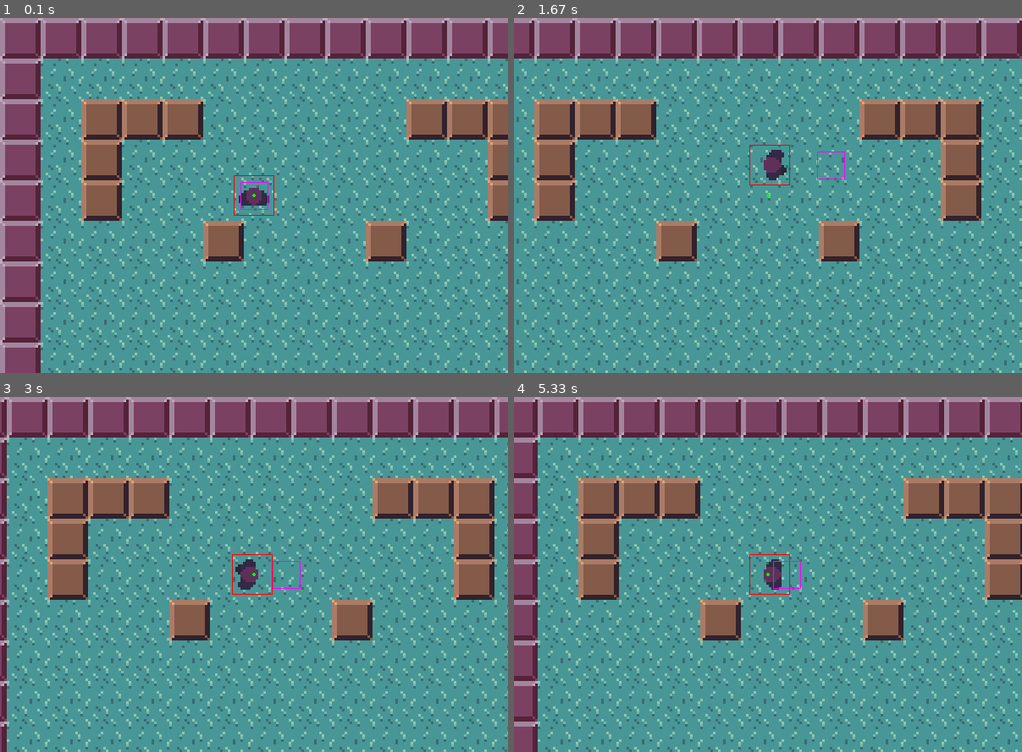
Above: before the commit, frames 1-4 (two rows, left to right).
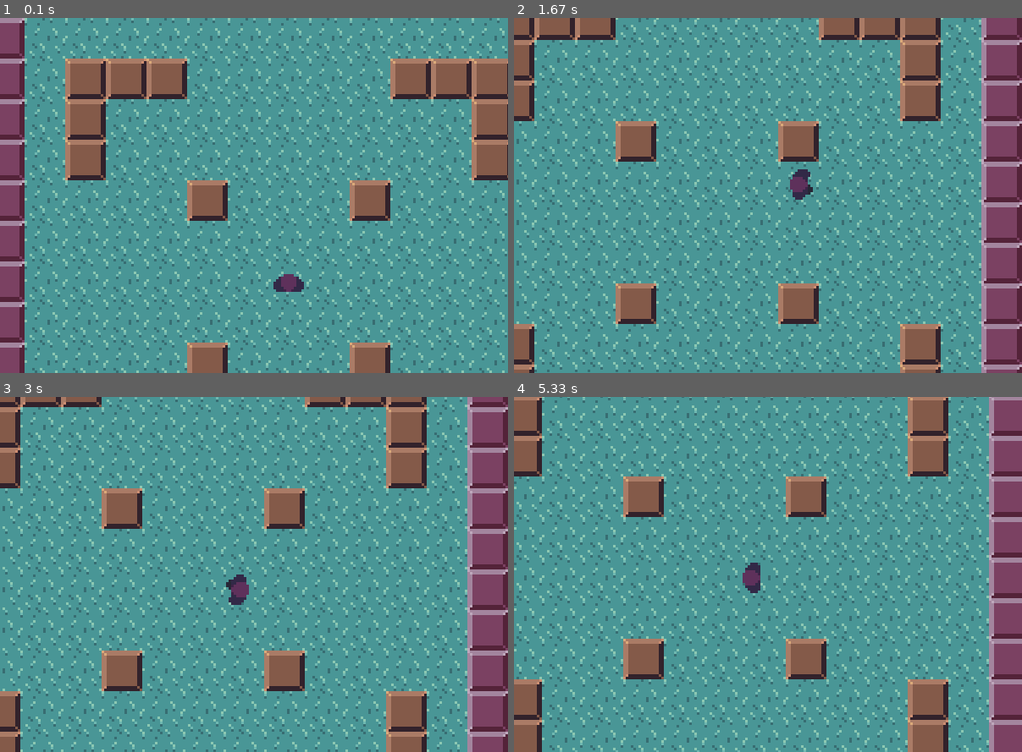
Above: after the commit, the same moments.

Repository: BarbosaNath/Python-Projects
Game: pygame game, started from Pygame/2D Engine/main.py
Two runs of this game, one before a commit and one after it. Both use one fixed random seed, a clock stepped at 60 frames per second and the inputs below.
Inputs:
- Up to frame 1 (0.1 s): no input
- Up to frame 2 (1.67 s): tap 2 at 0.33 s; hold Right 0.67-1.13 s; hold Up 1.17-1.47 s; hold Right from 1.5 s (still down)
- Up to frame 3 (3 s): release Right at 1.97 s; hold Left 2-2.53 s; hold Down 2.57-2.87 s; hold Left from 2.9 s (still down)
- Up to frame 4 (5.33 s): release Left at 3.3 s; hold Up 3.33-3.7 s; hold Right 3.73-4.37 s; hold Down 4.4-4.77 s; hold Left 4.8-5.27 s; hold Right from 5.3 s (still down)

The runs differ from the first frame. In frame 1, 48% of the frame differs, in the area x 0-100%, y 0-100%; in frame 2, 52%; in frame 3, 52%; in frame 4, 52%.

Commit message:
Added collision

Diff:
--- /dev/null
+++ b/Pygame/2D Engine/Assets/Debug/map2.csv
@@ -0,0 +1,32 @@
+2,2,2,2,2,2,2,2,2,2,2,2,2,2,2,2,2,2,2,2,2,2,2,2,2,2,2,2,2,2,2,2
+2,2,2,2,2,2,2,2,2,2,2,2,2,2,2,2,2,2,2,2,2,2,2,2,2,2,2,2,2,2,2,2
+2,2,-1,-1,-1,-1,-1,-1,-1,-1,-1,-1,-1,-1,-1,-1,-1,-1,-1,-1,-1,-1,-1,-1,-1,-1,-1,-1,-1,-1,2,2
+2,2,-1,-1,-1,-1,-1,-1,-1,-1,-1,-1,-1,-1,-1,-1,-1,-1,-1,-1,-1,-1,-1,-1,-1,-1,-1,-1,-1,-1,2,2
+2,2,-1,-1,-1,-1,-1,-1,-1,-1,-1,-1,-1,-1,-1,-1,-1,-1,-1,-1,-1,-1,-1,-1,-1,-1,-1,-1,-1,-1,2,2
+2,2,-1,-1,-1,-1,-1,-1,-1,-1,-1,-1,-1,-1,-1,-1,-1,-1,-1,-1,-1,-1,-1,-1,-1,-1,-1,-1,-1,-1,2,2
+2,2,-1,-1,-1,-1,1,1,1,1,1,1,-1,-1,-1,-1,-1,-1,-1,-1,1,1,1,1,1,1,-1,-1,-1,-1,2,2
+2,2,-1,-1,-1,-1,1,1,1,1,1,1,-1,-1,-1,-1,-1,-1,-1,-1,1,1,1,1,1,1,-1,-1,-1,-1,2,2
+2,2,-1,-1,-1,-1,1,1,-1,-1,-1,-1,-1,-1,-1,-1,-1,-1,-1,-1,-1,-1,-1,-1,1,1,-1,-1,-1,-1,2,2
+2,2,-1,-1,-1,-1,1,1,-1,-1,-1,-1,-1,-1,-1,-1,-1,-1,-1,-1,-1,-1,-1,-1,1,1,-1,-1,-1,-1,2,2
+2,2,-1,-1,-1,-1,1,1,-1,-1,-1,-1,-1,-1,-1,-1,-1,-1,-1,-1,-1,-1,-1,-1,1,1,-1,-1,-1,-1,2,2
+2,2,-1,-1,-1,-1,1,1,-1,-1,-1,-1,-1,-1,-1,-1,-1,-1,-1,-1,-1,-1,-1,-1,1,1,-1,-1,-1,-1,2,2
+2,2,-1,-1,-1,-1,-1,-1,-1,-1,-1,-1,1,1,-1,-1,-1,-1,1,1,-1,-1,-1,-1,-1,-1,-1,-1,-1,-1,2,2
+2,2,-1,-1,-1,-1,-1,-1,-1,-1,-1,-1,1,1,-1,-1,-1,-1,1,1,-1,-1,-1,-1,-1,-1,-1,-1,-1,-1,2,2
+2,2,-1,-1,-1,-1,-1,-1,-1,-1,-1,-1,-1,-1,-1,-1,-1,-1,-1,-1,-1,-1,-1,-1,-1,-1,-1,-1,-1,-1,2,2
+2,2,-1,-1,-1,-1,-1,-1,-1,-1,-1,-1,-1,-1,-1,-1,-1,-1,-1,-1,-1,-1,-1,-1,-1,-1,-1,-1,-1,-1,2,2
+2,2,-1,-1,-1,-1,-1,-1,-1,-1,-1,-1,-1,-1,-1,-1,-1,-1,-1,-1,-1,-1,-1,-1,-1,-1,-1,-1,-1,-1,2,2
+2,2,-1,-1,-1,-1,-1,-1,-1,-1,-1,-1,-1,-1,-1,-1,-1,-1,-1,-1,-1,-1,-1,-1,-1,-1,-1,-1,-1,-1,2,2
+2,2,-1,-1,-1,-1,-1,-1,-1,-1,-1,-1,1,1,-1,-1,-1,-1,1,1,-1,-1,-1,-1,-1,-1,-1,-1,-1,-1,2,2
+2,2,-1,-1,-1,-1,-1,-1,-1,-1,-1,-1,1,1,-1,-1,-1,-1,1,1,-1,-1,-1,-1,-1,-1,-1,-1,-1,-1,2,2
+2,2,-1,-1,-1,-1,1,1,-1,-1,-1,-1,-1,-1,-1,-1,-1,-1,-1,-1,-1,-1,-1,-1,1,1,-1,-1,-1,-1,2,2
+2,2,-1,-1,-1,-1,1,1,-1,-1,-1,-1,-1,-1,-1,-1,-1,-1,-1,-1,-1,-1,-1,-1,1,1,-1,-1,-1,-1,2,2
+2,2,-1,-1,-1,-1,1,1,-1,-1,-1,-1,-1,-1,-1,-1,-1,-1,-1,-1,-1,-1,-1,-1,1,1,-1,-1,-1,-1,2,2
+2,2,-1,-1,-1,-1,1,1,-1,-1,-1,-1,-1,-1,-1,-1,-1,-1,-1,-1,-1,-1,-1,-1,1,1,-1,-1,-1,-1,2,2
+2,2,-1,-1,-1,-1,1,1,1,1,1,1,-1,-1,-1,-1,-1,-1,-1,-1,1,1,1,1,1,1,-1,-1,-1,-1,2,2
+2,2,-1,-1,-1,-1,1,1,1,1,1,1,-1,-1,-1,-1,-1,-1,-1,-1,1,1,1,1,1,1,-1,-1,-1,-1,2,2
+2,2,-1,-1,-1,-1,-1,-1,-1,-1,-1,-1,-1,-1,-1,-1,-1,-1,-1,-1,-1,-1,-1,-1,-1,-1,-1,-1,-1,-1,2,2
+2,2,-1,-1,-1,-1,-1,-1,-1,-1,-1,-1,-1,-1,-1,-1,-1,-1,-1,-1,-1,-1,-1,-1,-1,-1,-1,-1,-1,-1,2,2
+2,2,-1,-1,-1,-1,-1,-1,-1,-1,-1,-1,-1,-1,-1,-1,-1,-1,-1,-1,-1,-1,-1,-1,-1,-1,-1,-1,-1,-1,2,2
+2,2,-1,-1,-1,-1,-1,-1,-1,-1,-1,-1,-1,-1,-1,-1,-1,-1,-1,-1,-1,-1,-1,-1,-1,-1,-1,-1,-1,-1,2,2
+2,2,2,2,2,2,2,2,2,2,2,2,2,2,2,2,2,2,2,2,2,2,2,2,2,2,2,2,2,2,2,2
+2,2,2,2,2,2,2,2,2,2,2,2,2,2,2,2,2,2,2,2,2,2,2,2,2,2,2,2,2,2,2,2
--- /dev/null
+++ b/Pygame/2D Engine/Assets/sem título.tmx
@@ -0,0 +1,43 @@
+<?xml version="1.0" encoding="UTF-8"?>
+<map version="1.5" tiledversion="1.7.1" orientation="orthogonal" renderorder="right-down" width="32" height="32" tilewidth="16" tileheight="16" infinite="0" nextlayerid="2" nextobjectid="1">
+ <editorsettings>
+  <export target="Debug/map2.csv" format="csv"/>
+ </editorsettings>
+ <tileset firstgid="1" source="tile_set.tsx"/>
+ <layer id="1" name="Camada de Tiles 1" width="32" height="32">
+  <data encoding="csv">
+3,3,3,3,3,3,3,3,3,3,3,3,3,3,3,3,3,3,3,3,3,3,3,3,3,3,3,3,3,3,3,3,
+3,3,3,3,3,3,3,3,3,3,3,3,3,3,3,3,3,3,3,3,3,3,3,3,3,3,3,3,3,3,3,3,
+3,3,0,0,0,0,0,0,0,0,0,0,0,0,0,0,0,0,0,0,0,0,0,0,0,0,0,0,0,0,3,3,
+3,3,0,0,0,0,0,0,0,0,0,0,0,0,0,0,0,0,0,0,0,0,0,0,0,0,0,0,0,0,3,3,
+3,3,0,0,0,0,0,0,0,0,0,0,0,0,0,0,0,0,0,0,0,0,0,0,0,0,0,0,0,0,3,3,
+3,3,0,0,0,0,0,0,0,0,0,0,0,0,0,0,0,0,0,0,0,0,0,0,0,0,0,0,0,0,3,3,
+3,3,0,0,0,0,2,2,2,2,2,2,0,0,0,0,0,0,0,0,2,2,2,2,2,2,0,0,0,0,3,3,
+3,3,0,0,0,0,2,2,2,2,2,2,0,0,0,0,0,0,0,0,2,2,2,2,2,2,0,0,0,0,3,3,
+3,3,0,0,0,0,2,2,0,0,0,0,0,0,0,0,0,0,0,0,0,0,0,0,2,2,0,0,0,0,3,3,
+3,3,0,0,0,0,2,2,0,0,0,0,0,0,0,0,0,0,0,0,0,0,0,0,2,2,0,0,0,0,3,3,
+3,3,0,0,0,0,2,2,0,0,0,0,0,0,0,0,0,0,0,0,0,0,0,0,2,2,0,0,0,0,3,3,
+3,3,0,0,0,0,2,2,0,0,0,0,0,0,0,0,0,0,0,0,0,0,0,0,2,2,0,0,0,0,3,3,
+3,3,0,0,0,0,0,0,0,0,0,0,2,2,0,0,0,0,2,2,0,0,0,0,0,0,0,0,0,0,3,3,
+3,3,0,0,0,0,0,0,0,0,0,0,2,2,0,0,0,0,2,2,0,0,0,0,0,0,0,0,0,0,3,3,
+3,3,0,0,0,0,0,0,0,0,0,0,0,0,0,0,0,0,0,0,0,0,0,0,0,0,0,0,0,0,3,3,
+3,3,0,0,0,0,0,0,0,0,0,0,0,0,0,0,0,0,0,0,0,0,0,0,0,0,0,0,0,0,3,3,
+3,3,0,0,0,0,0,0,0,0,0,0,0,0,0,0,0,0,0,0,0,0,0,0,0,0,0,0,0,0,3,3,
+3,3,0,0,0,0,0,0,0,0,0,0,0,0,0,0,0,0,0,0,0,0,0,0,0,0,0,0,0,0,3,3,
+3,3,0,0,0,0,0,0,0,0,0,0,2,2,0,0,0,0,2,2,0,0,0,0,0,0,0,0,0,0,3,3,
+3,3,0,0,0,0,0,0,0,0,0,0,2,2,0,0,0,0,2,2,0,0,0,0,0,0,0,0,0,0,3,3,
+3,3,0,0,0,0,2,2,0,0,0,0,0,0,0,0,0,0,0,0,0,0,0,0,2,2,0,0,0,0,3,3,
+3,3,0,0,0,0,2,2,0,0,0,0,0,0,0,0,0,0,0,0,0,0,0,0,2,2,0,0,0,0,3,3,
+3,3,0,0,0,0,2,2,0,0,0,0,0,0,0,0,0,0,0,0,0,0,0,0,2,2,0,0,0,0,3,3,
+3,3,0,0,0,0,2,2,0,0,0,0,0,0,0,0,0,0,0,0,0,0,0,0,2,2,0,0,0,0,3,3,
+3,3,0,0,0,0,2,2,2,2,2,2,0,0,0,0,0,0,0,0,2,2,2,2,2,2,0,0,0,0,3,3,
+3,3,0,0,0,0,2,2,2,2,2,2,0,0,0,0,0,0,0,0,2,2,2,2,2,2,0,0,0,0,3,3,
+3,3,0,0,0,0,0,0,0,0,0,0,0,0,0,0,0,0,0,0,0,0,0,0,0,0,0,0,0,0,3,3,
+3,3,0,0,0,0,0,0,0,0,0,0,0,0,0,0,0,0,0,0,0,0,0,0,0,0,0,0,0,0,3,3,
+3,3,0,0,0,0,0,0,0,0,0,0,0,0,0,0,0,0,0,0,0,0,0,0,0,0,0,0,0,0,3,3,
+3,3,0,0,0,0,0,0,0,0,0,0,0,0,0,0,0,0,0,0,0,0,0,0,0,0,0,0,0,0,3,3,
+3,3,3,3,3,3,3,3,3,3,3,3,3,3,3,3,3,3,3,3,3,3,3,3,3,3,3,3,3,3,3,3,
+3,3,3,3,3,3,3,3,3,3,3,3,3,3,3,3,3,3,3,3,3,3,3,3,3,3,3,3,3,3,3,3
+</data>
+ </layer>
+</map>
--- /dev/null
+++ b/Pygame/2D Engine/Assets/tile_set.tsx
@@ -0,0 +1,4 @@
+<?xml version="1.0" encoding="UTF-8"?>
+<tileset version="1.5" tiledversion="1.7.1" name="tile_set" tilewidth="16" tileheight="16" tilecount="3" columns="3">
+ <image source="tile_set.png" width="48" height="16"/>
+</tileset>
--- a/Pygame/2D Engine/Entity/entity.py
+++ b/Pygame/2D Engine/Entity/entity.py
@@ -4,7 +4,7 @@
 class Entity(pygame.sprite.Sprite):
     def __init__(self, position, size, image_path, scale = (1, 1)):
         super().__init__()
-        self.image = pygame.image.load(image_path)
+        self.image = pygame.image.load(image_path).convert()
         self.rect  = self.image.get_rect()
         self.rect.center = position
         self.collide_box = self.rect.copy()
@@ -20,10 +20,14 @@
 
         self.spd      = 1        # speed
         self.dir      = (0,0)    # direction list
-        self.position = position # position array
+        self.position = list(position) # position array
         self.accel    = self.dir * self.spd # acceleration array
 
+        self.is_colliding = False
+
         self.camera = None
+
+        self.last_position = self.position
 
     def move(self):
         accel_x = self.dir[0] * self.spd
@@ -40,9 +44,41 @@
                 )
             )
 
-    def collide(self):
-        # TODO: fazer sistema de colisão
-        pass
+
+    def collide(self, tiles):
+        # print(self.last_position)
+        # print(self.position)
+        for tile in tiles:
+            if self.collide_box.colliderect(tile):
+                delta_right  = self.collide_box.right  - tile.right
+                delta_left   = self.collide_box.left   - tile.left
+                delta_top    = self.collide_box.top    - tile.top
+                delta_bottom = self.collide_box.bottom - tile.bottom
+
+                # <> Debug
+                # print()
+                # print("Player")
+                # print("      {}".format(self.collide_box.top))
+                # print(" {}  {}  {} ".format(self.collide_box.left,self.collide_box.bottom,self.collide_box.right))
+                # print()
+                # print("Tile")
+                # print("      {}".format(tile.top))
+                # print(" {}  {}  {} ".format(tile.left,tile.bottom,tile.right))
+                # print()
+                # print("Delta")
+                # print("     {}     ".format(delta_top))
+                # print(" {}  {}  {} ".format(delta_left,delta_bottom,delta_right))
+                # print("############")
+                #</>
+
+                if delta_right < 0: self.position[0] -= 3#(delta_right + self.collide_box.w)
+                if delta_left  > 0: self.position[0] += 3#(delta_left  - self.collide_box.w)
+
+
+                if delta_top    < 0: self.position[1] -= 3
+                if delta_bottom > 0: self.position[1] += 3
+
+        self.last_position = self.position
 
     def animate(self):
         if self.time_elapsed  >= self.animation_speed - 60 and not self.frame_changed:
@@ -59,6 +95,7 @@
     def update(self):
         self.rect.center  = self.position
         self.time_elapsed = pygame.time.get_ticks() % self.animation_speed
+        self.accel = (0,0)
 
     def draw(self, canvas):
         canvas.blit(self.image, (self.position[0] - self.camera.offset.x - self.rect.w/2, self.position[1] - self.camera.offset.y - self.rect.h/2))
--- a/Pygame/2D Engine/World/tile_set.py
+++ b/Pygame/2D Engine/World/tile_set.py
@@ -1,7 +1,7 @@
 from globals import pygame
 class TileSet:
     def __init__(self, image_path, tile_size):
-        self.image = pygame.image.load(image_path)
+        self.image = pygame.image.load(image_path).convert()
         self.tiles = []
         self.tile_size = tile_size
         self.columns = int(self.image.get_rect()[2]/self.tile_size[0])
--- a/Pygame/2D Engine/World/world.py
+++ b/Pygame/2D Engine/World/world.py
@@ -1,20 +1,23 @@
 import os, csv, pygame
 from globals import GAME_SCALE
-from globals import pygame
 class World:
-    def __init__(self, file_path, tile_size, tiles_id, method = "csv"):
+    def __init__(self, file_path, tile_size, tiles_id, collidables):
         self.file      = file_path
         self.tile_size = tile_size
+        self.collidables = list(collidables)
+        self.tile_rects = []
         self.tiles_id  = tiles_id
-        self.tiles     = self.load_csv_tiles(file_path) if method == "csv" else self.load_bitmap_tiles
+        self.tiles     = self.load_csv_tiles(file_path) if ".csv" in file_path else self.load_bitmap_tiles
         self.world_surface = pygame.Surface((self.width,self.height))
         self.world_surface.set_colorkey((0,0,0))
         self.load_map()
         self.camera = None
+        self.camera_offset_x=0
+        self.camera_offset_y=0
 
     def draw(self, canvas, pos = (0,0)):
         x, y = pos
-        canvas.blit(self.world_surface, (x - self.camera.offset.x, y - self.camera.offset.y))
+        canvas.blit(self.world_surface, (x - self.camera_offset_x, y - self.camera_offset_y))
 
     def load_map(self):
         for tile in self.tiles:
@@ -23,9 +26,10 @@
     def read_csv(self,file_path):
         map = []
         with open(os.path.join(file_path)) as data:
-            data = csv.reader(data, delimiter=",")
-            for row in data:
+            m = csv.reader(data, delimiter=",")
+            for row in m:
                 map.append(list(row))
+            data.close()
         return map
 
     def load_csv_tiles(self, file_path):
@@ -35,13 +39,20 @@
         for row in map:
             x = 0
             for tile in row:
-                # for ID in tiles bla bla
                 if tile != '-1':
                     tiles.append(Tile(self.tiles_id[int(tile)],
                         (
                             x * self.tile_size[0] * GAME_SCALE[0],
                             y * self.tile_size[1] * GAME_SCALE[1]
                         )))
+                    if int(tile) in self.collidables:
+                        self.tile_rects.append(
+                            pygame.Rect(
+                                x * self.tile_size[0] * GAME_SCALE[0],
+                                y * self.tile_size[1] * GAME_SCALE[1],
+                                self.tile_size[0] * GAME_SCALE[0],
+                                self.tile_size[1] * GAME_SCALE[1]
+                            ))
                 x += 1
             y += 1
 
--- a/Pygame/2D Engine/camera.py
+++ b/Pygame/2D Engine/camera.py
@@ -1,7 +1,6 @@
 from globals import pygame
 from globals import SCREEN_SIZE
 from globals import HALF_SCREEN
-from globals import GAME_SCALE
 from abc import ABC, abstractmethod
 vec = pygame.math.Vector2
 
@@ -23,9 +22,10 @@
 
 ################### Abstract Scroll Class ###################
 class CamScroll(ABC):
-    def __init__(self, camera, target):
+    def __init__(self, camera, target,cam_lag = (1,1)):
         self.camera = camera
         self.target = target
+        self.cam_lag= cam_lag
 
     @abstractmethod
     def scroll(self):
@@ -35,25 +35,26 @@
 
 
 class Follow(CamScroll):
-    def __init__(self,camera,target):
-        CamScroll.__init__(self,camera,target)
+    def __init__(self,camera,target, cam_lag = (1,1)):
+        CamScroll.__init__(self,camera,target,cam_lag)
+
 
     def scroll(self):
-        self.camera.offset_float.x += ((self.target.rect.center[0]) - self.camera.offset_float.x + self.camera.CONST.x)
-        self.camera.offset_float.y += ((self.target.rect.center[1]) - self.camera.offset_float.y + self.camera.CONST.y)
+        self.camera.offset_float.x += ((self.target.rect.center[0]) - self.camera.offset_float.x + self.camera.CONST.x) /self.cam_lag[0]
+        self.camera.offset_float.y += ((self.target.rect.center[1]) - self.camera.offset_float.y + self.camera.CONST.y) /self.cam_lag[1]
 
         self.camera.offset.x = int(self.camera.offset_float.x)
         self.camera.offset.y = int(self.camera.offset_float.y)
 
 class Border(CamScroll):
-    def __init__(self,camera,target,border):
-        CamScroll.__init__(self,camera,target)
+    def __init__(self,camera,target,border, cam_lag = (1,1)):
+        CamScroll.__init__(self,camera,target,cam_lag)
         self.border = border
         # border = (Left, Top, Right, Bottom)
 
     def scroll(self):
-        self.camera.offset_float.x += (self.target.rect.center[0] - self.camera.offset_float.x + self.camera.CONST.x)
-        self.camera.offset_float.y += (self.target.rect.center[1] - self.camera.offset_float.y + self.camera.CONST.y)
+        self.camera.offset_float.x += (self.target.rect.center[0] - self.camera.offset_float.x + self.camera.CONST.x) /self.cam_lag[0]
+        self.camera.offset_float.y += (self.target.rect.center[1] - self.camera.offset_float.y + self.camera.CONST.y) /self.cam_lag[1]
 
         self.camera.offset.x = int(self.camera.offset_float.x)
         self.camera.offset.y = int(self.camera.offset_float.y)
--- a/Pygame/2D Engine/main.py
+++ b/Pygame/2D Engine/main.py
@@ -15,21 +15,12 @@
 from camera import Auto
 #</>
 
+
+
 #<>################## GLOBALS ###################
 SCREEN      = pygame.display.set_mode(SCREEN_SIZE)
 clock       = pygame.time.Clock()
 vec = pygame.math.Vector2
-#</>
-
-
-#<>################## Player Loading ###################
-p = Player([ SCREEN_SIZE[0]/2,  SCREEN_SIZE[1]/2],  (16, 16), "Assets/Character-sheet.png", GAME_SCALE)
-p.animation_speed = 120
-p.spd = (GAME_SCALE[0]/3)*2
-
-print(p.spd)
-
-player_group = pygame.sprite.Group(p)
 #</>
 
 
@@ -42,8 +33,17 @@
         ts.tiles[0],
         ts.tiles[1],
         ts.tiles[2]
-    ]
+    ], (1, 2)
 )
+#</>
+
+
+#<>################## Player Loading ###################
+p = Player([w.width//2,  w.height//2],  (16, 16), "Assets/Character-sheet.png", GAME_SCALE)
+p.animation_speed = 120
+p.spd = (GAME_SCALE[0]/3)*2.5
+
+player_group = pygame.sprite.Group(p)
 #</>
 
 
@@ -52,15 +52,18 @@
 cam = Camera(p)
 p.camera = cam
 w.camera = cam
-follow = Follow(cam, p)
-border = Border(cam, p, ( 0, 0, w.width, w.height))
+w.camera_offset_x = cam.offset.x
+w.camera_offset_y = cam.offset.y
+follow = Follow(cam, p, (16, 16))
+border = Border(cam, p, ( 0, 0, w.width, w.height), (16,16))
 auto   = Auto(cam, p)
 
 cam.set_method(follow)
 # </>
 
-
-################### Game Loop ###################
+var = 275
+var2 = 235
+#<>################## Game Loop ###################
 running = True
 while running:
     for event in pygame.event.get():
@@ -77,37 +80,50 @@
     SCREEN.fill((0,0,0))
 
     cam.scroll()
+    w.camera_offset_x = cam.offset.x
+    w.camera_offset_y = cam.offset.y
+
     w.draw(SCREEN)
 
 
     player_group.update()
+
+    p.collide(w.tile_rects)
+
     p.draw(SCREEN)
 
     # <> Draw debug boxes
-    pygame.draw.circle(
-        SCREEN,
-        (0,255,0),
-        HALF_SCREEN,
-        2,
-    )
-    pygame.draw.rect(
-        SCREEN,
-        (255,0,0),
-        (
-            p.rect.x - cam.offset.x,
-            p.rect.y - cam.offset.y,
-            p.rect.w,
-            p.rect.h,
-        ), 1
-    )
-    pygame.draw.rect(
-        SCREEN,
-        (255,0,255),
-        p.collide_box, 1
-    )
+    # pygame.draw.circle(
+    #     SCREEN,
+    #     (0,255,0),
+    #     HALF_SCREEN,
+    #     2,
+    # )
+    # pygame.draw.rect(
+    #     SCREEN,
+    #     (255,0,0),
+    #     (
+    #         p.rect.x - cam.offset.x,
+    #         p.rect.y - cam.offset.y,
+    #         p.rect.w,
+    #         p.rect.h,
+    #     ), 1
+    # )
+    # pygame.draw.rect(
+    #     SCREEN,
+    #     (255,0,255),
+    #     (
+    #         p.collide_box.x - cam.offset.x,
+    #         p.collide_box.y - cam.offset.y,
+    #         p.collide_box.w,
+    #         p.collide_box.h,
+    #     ), 1
+    # )
     # </>
 
     pygame.display.update()
     clock.tick(60)
+#</>
+
 
 pygame.quit()
